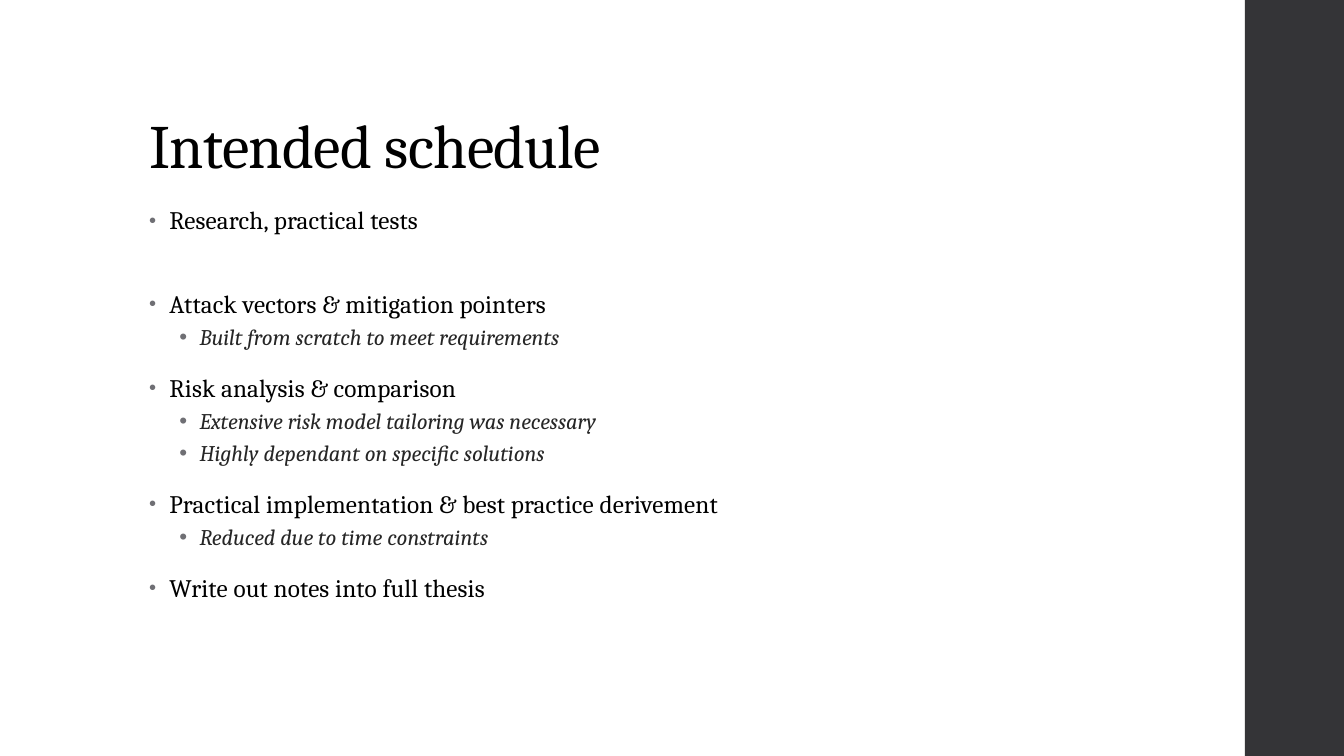
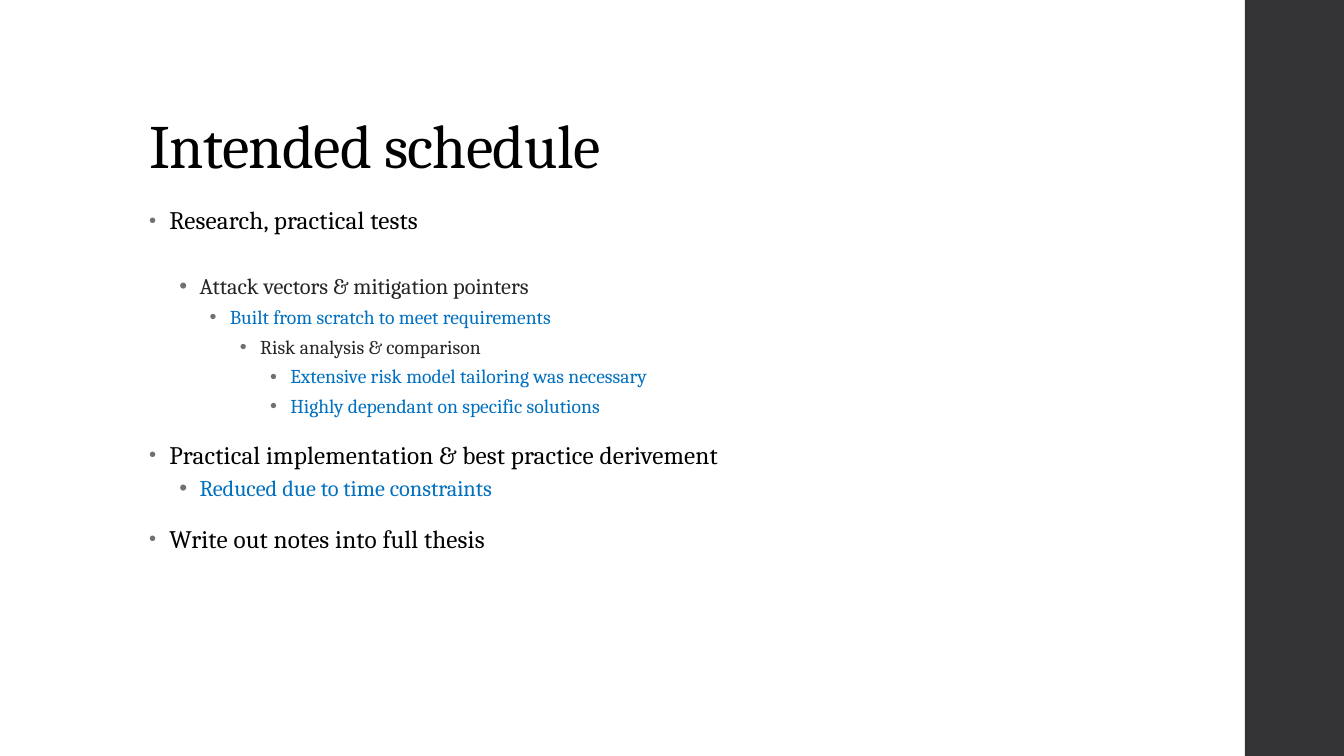
Before and after one commit to gramsimamsi/bachelorThesis, a slide deck: slide 6 of _defendense_presentation.pptx. Drawn at 1344x756 pixels with LibreOffice and Linux fonts; fonts in the diff are those of the drawing. Boxes give left, top, right and bottom in pixels: in the first picture for what was removed or moved away, otherwise in the second. Text is boxed around its words. In the diff, an @@ line names an element or a change of style, - is before the commit and + after.

```diff
--- a/_defendense_presentation.pptx
+++ b/_defendense_presentation.pptx
@@ text at bbox=[200, 278, 646, 497]: size 18 to 16 pt in "Attack vectors & mitigation pointers"; text colour #000000 to #262626, letter spacing 0.1 to 0 pt in "Attack vectors & mitigation pointers", "Risk analysis & comparison"; size 16 to 14 pt in "Built from scratch to meet requirements", "Extensive risk model tailoring was necessary", "Highly dependant on specific solutions"; text colour #262626 to #0070C0, italic off in "Built from scratch to meet requirements", "Extensive risk model tailoring was necessary", "Highly dependant on specific solutions", "Reduced due to time constraints"; size 18 to 14 pt in "Risk analysis & comparison"; list level 1 to 2 in "Attack vectors & mitigation pointers"; line spacing 0.95 to 0.9; list level 2 to 3 in "Built from scratch to meet ..."; list level 1 to 4 in "Risk analysis & comparison"; list level 2 to 5 in "Extensive risk model tailoring was ..."; list level 2 to 5 in "Highly dependant on specific solutions" @@
```
Also in this commit, not shown: 5 other slides changed, 2 slides removed.
